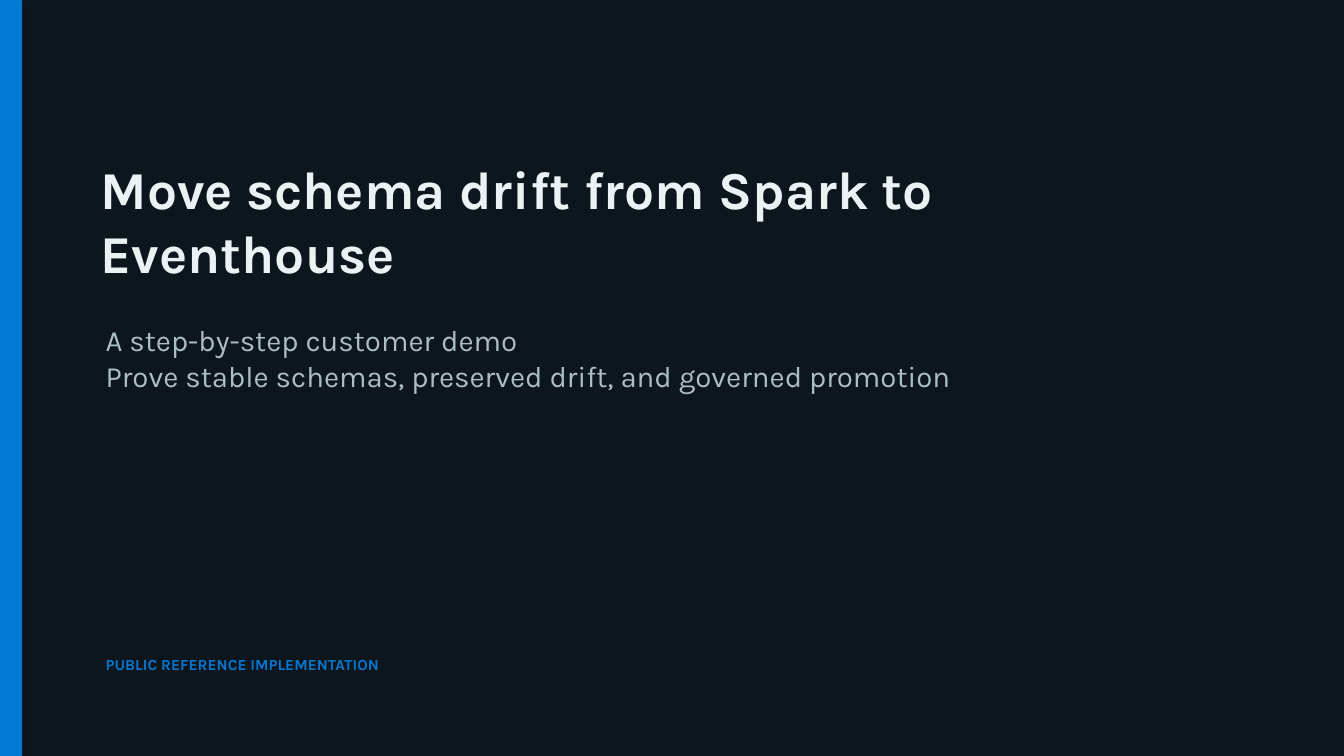
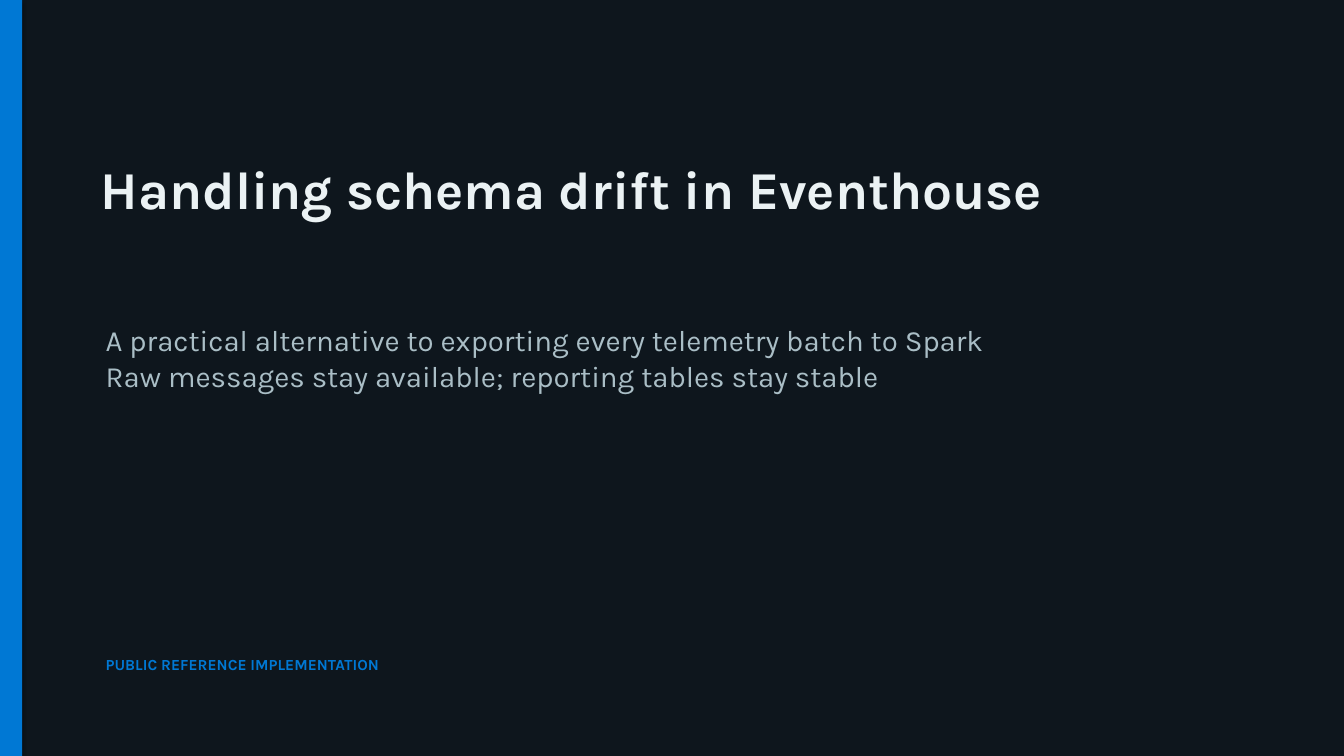
Before and after one commit to MatthieuLefebvre/eventhouse-schema-drift-reference, a slide deck: slide 1 of presentation/eventhouse-schema-drift-reference.pptx. Drawn at 1344x756 pixels with LibreOffice and Linux fonts; fonts in the diff are those of the drawing. Boxes give left, top, right and bottom in pixels: in the first picture for what was removed or moved away, otherwise in the second. Text is boxed around its words. In the diff, an @@ line names an element or a change of style, - is before the commit and + after.

Commit message:
Rewrite demo materials in a natural voice

```diff
--- a/presentation/eventhouse-schema-drift-reference.pptx
+++ b/presentation/eventhouse-schema-drift-reference.pptx
@@ text at (x1=101, y1=171, x2=1042, y2=221): text changed @@
-Move schema drift from Spark to Eventhouse
+Handling schema drift in Eventhouse
@@ text at (x1=106, y1=331, x2=983, y2=394): text changed @@
-A step-by-step customer demo
-Prove stable schemas, preserved drift, and governed promotion
+A practical alternative to exporting every telemetry batch to Spark
+Raw messages stay available; reporting tables stay stable
```
Also in this commit, not shown: 15 other slides changed, 3 other files.
